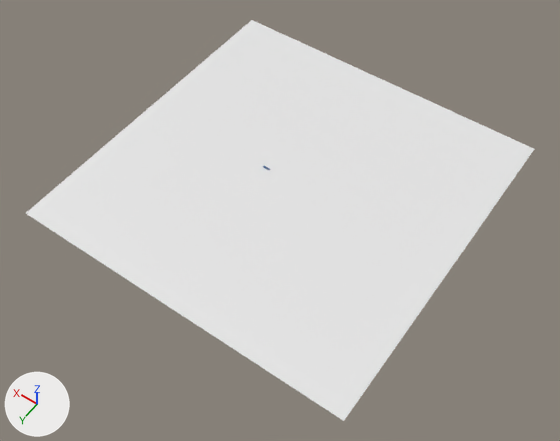
The glTF model docs/thanksforallthefish.glb, before and after one commit.
The view is the same before and after, from a 50 mm lens placed at (-31.8, 46.1, 64.4), pointed at (-1.2, 3.3, -2.8). Every picture has the same lights, and +X, +Y and +Z are marked at lower left. Where no turn or scale is listed for an object, it has been applied to the vertices. Vertices at the same position are counted once.

In view in the first picture: 'clipping'.
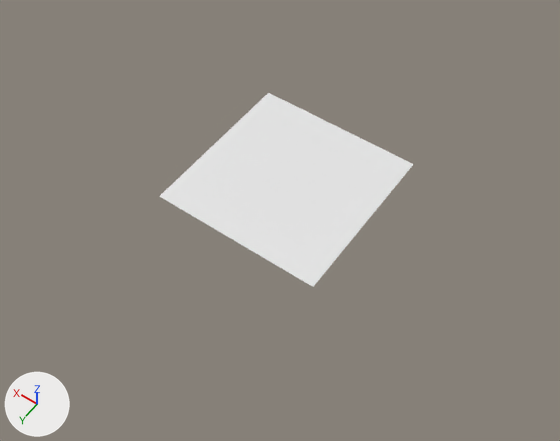
Where the newer file only moved an object's origin or applied its transform, the numbers keep the older frame.

The change, as JSON lines over the scene's bpy script:
```json
{"op": "add", "block": "mat_material", "code": ["mat_material = principled_material('Material')", "mat_material.base_color = (0.8, 0.8, 0.8)  # white #e7e7e7"]}
{"block": "me_plane_001", "where": "me_plane_001.from_pydata(...)  # 4 vertices, 2 faces; spans x -20.0..20.0, y -20.0..20.0, z 0.0"}
{"block": "me_plane_001", "where": "# used by ob_clipping; location = (0.0, 0.0, 0.0)"}
{"op": "remove", "block": "me_plane_001", "code": "me_plane_001.materials.append(mat_material_001)  # white #e7e7e7"}
{"block": "me_plane_001", "change": "me_plane_001 part 1"}
{"op": "set", "path": "me_plane_001.vertices[0].co", "old": "(-20.0, -20.0, 0.0)", "new": "(-10.0, -10.0, 0.0)", "note": "pixel (534, 148) -> pixel (413, 164)"}
{"op": "set", "path": "me_plane_001.vertices[1].co", "old": "(20.0, -20.0, 0.0)", "new": "(10.0, -10.0, 0.0)", "note": "pixel (251, 19) -> pixel (268, 92)"}
{"op": "set", "path": "me_plane_001.vertices[2].co", "old": "(-20.0, 20.0, 0.0)", "new": "(-10.0, 10.0, 0.0)", "note": "pixel (343, 421) -> pixel (313, 286)"}
{"op": "set", "path": "me_plane_001.vertices[3].co", "old": "(20.0, 20.0, 0.0)", "new": "(10.0, 10.0, 0.0)", "note": "pixel (25, 213) -> pixel (159, 196)"}
{"op": "add", "block": "me_plane_001", "code": "me_plane_001.materials.append(mat_material)  # white #e7e7e7"}
```

What differs and where, as boxes (x1, y1, x2, y2) in the pictures (560 x 441 px):
```json
{"object": "clipping", "change": "reshaped", "before": [26, 20, 534, 421], "after": [160, 93, 413, 287], "on screen": "50% narrower, 51% shorter"}
```
